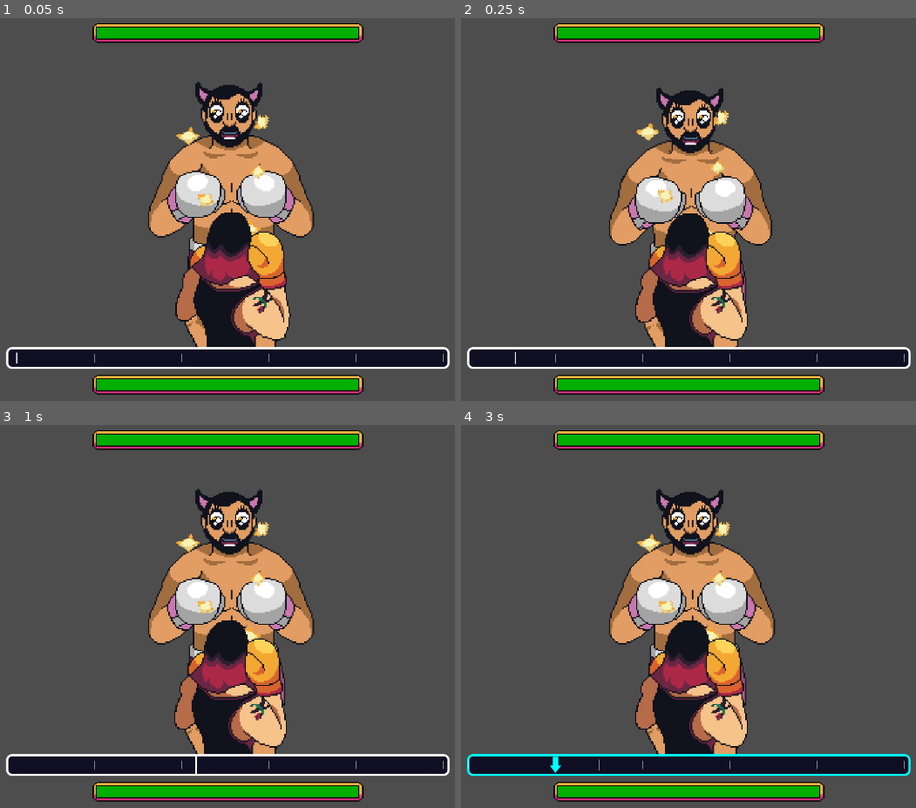
Above: before the commit, frames 1-4 (two rows, left to right).
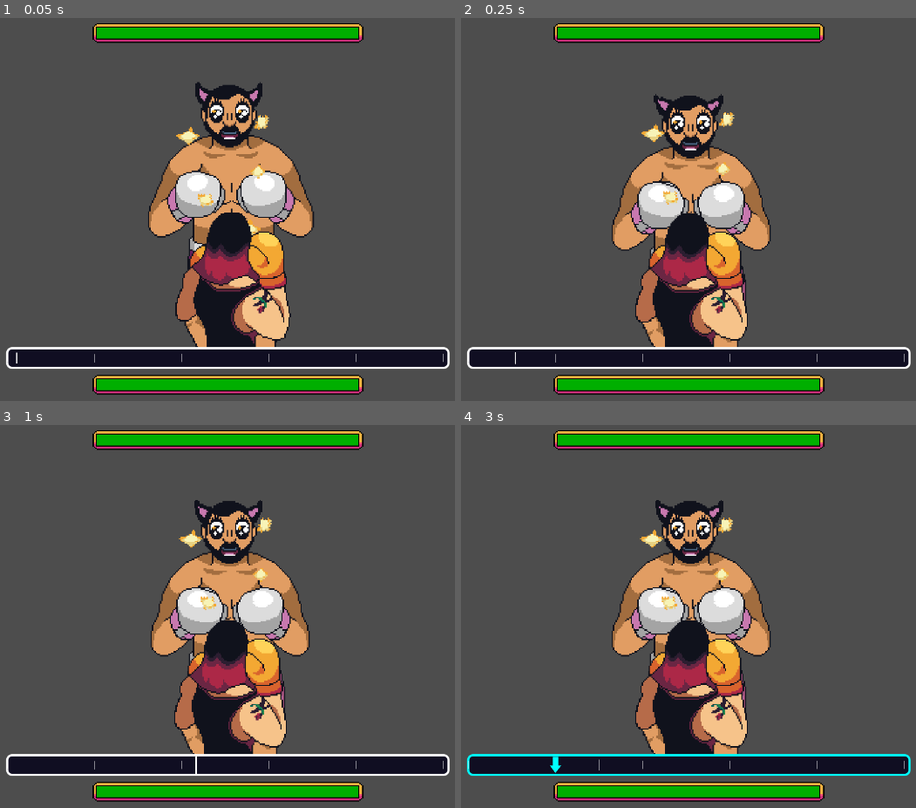
Above: after the commit, the same moments.

Repository: freesstylers/GiftJam2324
Game: Godot game, scene res://Scenes/FinalContent/C_Battle.tscn
The game is run twice, just before and just after one commit, with the same random seed, the same clock (stepped at 60 frames per second) and the same inputs. This scene is started directly instead of the project's main scene. The engine's default icon, where the game draws it, is replaced by a stand-in: a white triangle on a blue panel in a dark square.
Inputs:
- Up to frame 1 (0.05 s): no input
- Up to frame 2 (0.25 s): no input
- Up to frame 3 (1 s): tap Enter (ui_accept) at 0.5, 0.77 s; hold Right (input_right) from 0.53 s (still down)
- Up to frame 4 (3 s): release Right (input_right) at 1.28 s; hold Down (input_down) 1.28-2.03 s; tap Enter (ui_accept) at 1.52 s; hold Right (input_right) 2.03-2.78 s; hold Up (input_up) from 2.78 s (still down)

Frame 1 is identical in both runs. In frame 2, 5.1% of the frame differs, in the area x 32-69%, y 18-86%; in frame 3, 7.1%, in the area x 32-69%, y 16-86%; in frame 4, 7.1%.

Commit message:
Frases divertidas

Diff:
--- a/Assets/Sprites/Seat el Leon/Animations/C_Idle.tres
+++ b/Assets/Sprites/Seat el Leon/Animations/C_Idle.tres
@@ -12,28 +12,28 @@
 [resource]
 animations = [{
 "frames": [{
-"duration": 1.0,
+"duration": 0.4,
 "texture": ExtResource("1_hcrth")
 }, {
-"duration": 1.0,
+"duration": 0.4,
 "texture": ExtResource("2_nhbcf")
 }, {
-"duration": 1.0,
+"duration": 0.4,
 "texture": ExtResource("3_enp2m")
 }, {
-"duration": 1.0,
+"duration": 0.4,
 "texture": ExtResource("4_66qun")
 }, {
-"duration": 1.0,
+"duration": 0.4,
 "texture": ExtResource("5_341om")
 }, {
-"duration": 1.0,
+"duration": 0.4,
 "texture": ExtResource("6_j783n")
 }, {
-"duration": 1.0,
+"duration": 0.4,
 "texture": ExtResource("7_hpqq4")
 }, {
-"duration": 1.0,
+"duration": 0.4,
 "texture": ExtResource("8_m412v")
 }],
 "loop": false,
--- a/Assets/Sprites/Seat el Leon/Animations/C_PunchDown.tres
+++ b/Assets/Sprites/Seat el Leon/Animations/C_PunchDown.tres
@@ -12,28 +12,28 @@
 [resource]
 animations = [{
 "frames": [{
-"duration": 1.0,
+"duration": 0.6,
 "texture": ExtResource("1_x038t")
 }, {
-"duration": 1.0,
+"duration": 0.6,
 "texture": ExtResource("2_20oo7")
 }, {
-"duration": 1.0,
+"duration": 0.6,
 "texture": ExtResource("3_bgern")
 }, {
-"duration": 1.0,
+"duration": 0.6,
 "texture": ExtResource("4_uqpgq")
 }, {
-"duration": 1.0,
+"duration": 0.6,
 "texture": ExtResource("5_vivrt")
 }, {
-"duration": 1.0,
+"duration": 0.6,
 "texture": ExtResource("6_3h6jv")
 }, {
-"duration": 1.0,
+"duration": 0.6,
 "texture": ExtResource("7_6pjpr")
 }, {
-"duration": 1.0,
+"duration": 0.6,
 "texture": ExtResource("8_dlo1b")
 }],
 "loop": false,
--- a/Assets/Sprites/Seat el Leon/Animations/C_PunchLeft.tres
+++ b/Assets/Sprites/Seat el Leon/Animations/C_PunchLeft.tres
@@ -12,28 +12,28 @@
 [resource]
 animations = [{
 "frames": [{
-"duration": 1.0,
+"duration": 0.6,
 "texture": ExtResource("1_rukrd")
 }, {
-"duration": 1.0,
+"duration": 0.6,
 "texture": ExtResource("2_m3ysa")
 }, {
-"duration": 1.0,
+"duration": 0.6,
 "texture": ExtResource("3_mumqd")
 }, {
-"duration": 1.0,
+"duration": 0.6,
 "texture": ExtResource("4_wmpx2")
 }, {
-"duration": 1.0,
+"duration": 0.6,
 "texture": ExtResource("5_bltmb")
 }, {
-"duration": 1.0,
+"duration": 0.6,
 "texture": ExtResource("6_o8ek3")
 }, {
-"duration": 1.0,
+"duration": 0.6,
 "texture": ExtResource("7_utov8")
 }, {
-"duration": 1.0,
+"duration": 0.6,
 "texture": ExtResource("8_7sn71")
 }],
 "loop": false,
--- a/Assets/Sprites/Seat el Leon/Animations/C_PunchRight.tres
+++ b/Assets/Sprites/Seat el Leon/Animations/C_PunchRight.tres
@@ -12,28 +12,28 @@
 [resource]
 animations = [{
 "frames": [{
-"duration": 1.0,
+"duration": 0.6,
 "texture": ExtResource("1_08esc")
 }, {
-"duration": 1.0,
+"duration": 0.6,
 "texture": ExtResource("2_burru")
 }, {
-"duration": 1.0,
+"duration": 0.6,
 "texture": ExtResource("3_m5c05")
 }, {
-"duration": 1.0,
+"duration": 0.6,
 "texture": ExtResource("4_aeo73")
 }, {
-"duration": 1.0,
+"duration": 0.6,
 "texture": ExtResource("5_1xu60")
 }, {
-"duration": 1.0,
+"duration": 0.6,
 "texture": ExtResource("6_p2da4")
 }, {
-"duration": 1.0,
+"duration": 0.6,
 "texture": ExtResource("7_utgju")
 }, {
-"duration": 1.0,
+"duration": 0.6,
 "texture": ExtResource("8_mbldi")
 }],
 "loop": false,
--- a/Assets/Sprites/Seat el Leon/Animations/C_PunchUp.tres
+++ b/Assets/Sprites/Seat el Leon/Animations/C_PunchUp.tres
@@ -12,28 +12,28 @@
 [resource]
 animations = [{
 "frames": [{
-"duration": 1.0,
+"duration": 0.6,
 "texture": ExtResource("1_5gc5s")
 }, {
-"duration": 1.0,
+"duration": 0.6,
 "texture": ExtResource("2_4lrjh")
 }, {
-"duration": 1.0,
+"duration": 0.6,
 "texture": ExtResource("3_luhfw")
 }, {
-"duration": 1.0,
+"duration": 0.6,
 "texture": ExtResource("4_h4x4n")
 }, {
-"duration": 1.0,
+"duration": 0.6,
 "texture": ExtResource("5_fme5a")
 }, {
-"duration": 1.0,
+"duration": 0.6,
 "texture": ExtResource("6_ek343")
 }, {
-"duration": 1.0,
+"duration": 0.6,
 "texture": ExtResource("7_be07v")
 }, {
-"duration": 1.0,
+"duration": 0.6,
 "texture": ExtResource("8_6nb1e")
 }],
 "loop": false,
--- a/Scenes/MainMenu.tscn
+++ b/Scenes/MainMenu.tscn
@@ -208,6 +208,7 @@
 text = "Cerrar"
 
 [node name="tutorial" type="Panel" parent="."]
+visible = false
 layout_mode = 2
 offset_left = 148.0
 offset_top = 24.0
--- a/Scenes/SceneManager/GlobalManager.gd
+++ b/Scenes/SceneManager/GlobalManager.gd
@@ -14,8 +14,8 @@
 @export var LoseMenu : Panel
 @export var LoseText : Label
 
-@export var WinLines = ["Guille", "Cleon", "PPP"]
-@export var LoseLines = ["Guille", "Cleon", "PPP"]
+@export var WinLines = ["\"Mis muñones ya no son lo que eran.\"", "\"Vendo Seat León\n Y también a mi descendencia.\"", "\"Ojalá hubiera estado mi\nhermano para ayudarme.\""]
+@export var LoseLines = ["\"Yo sé a qué se juega aquí.\"", "\"Así no hubieras aprobado \nni Proyectos 2\"", "\"Que ritmo más truculento, ¿eh?\""]
 
 @export var MaxLevels : int
 
--- a/Scripts/BattleManager.gd
+++ b/Scripts/BattleManager.gd
@@ -96,7 +96,7 @@
 		enemyHealth -= quantity
 		print("EnemyHealth: %d" % enemyHealth)
 
-		if enemyHealth <= 0:
+		if true or enemyHealth <= 0:
 			print ("VICTORY")
 			get_tree().root.get_node("SceneManager").WinBattle()
 			pass
Not shown: 1 places in Assets/MainMenuTheme.tres that only renumber resources
Not shown: 2 places in Scenes/FinalContent/C_Battle.tscn that only renumber resources
Not shown: 1 places in Scenes/MainMenu.tscn that only renumber resources
Not shown: 1 places in Scenes/SceneManager/SceneManager.tscn that only renumber resources
